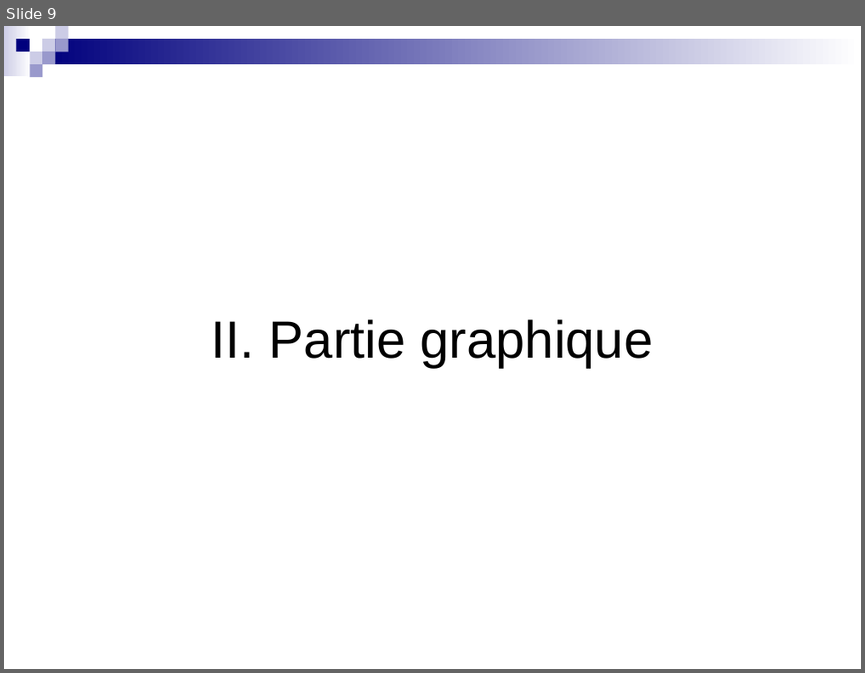
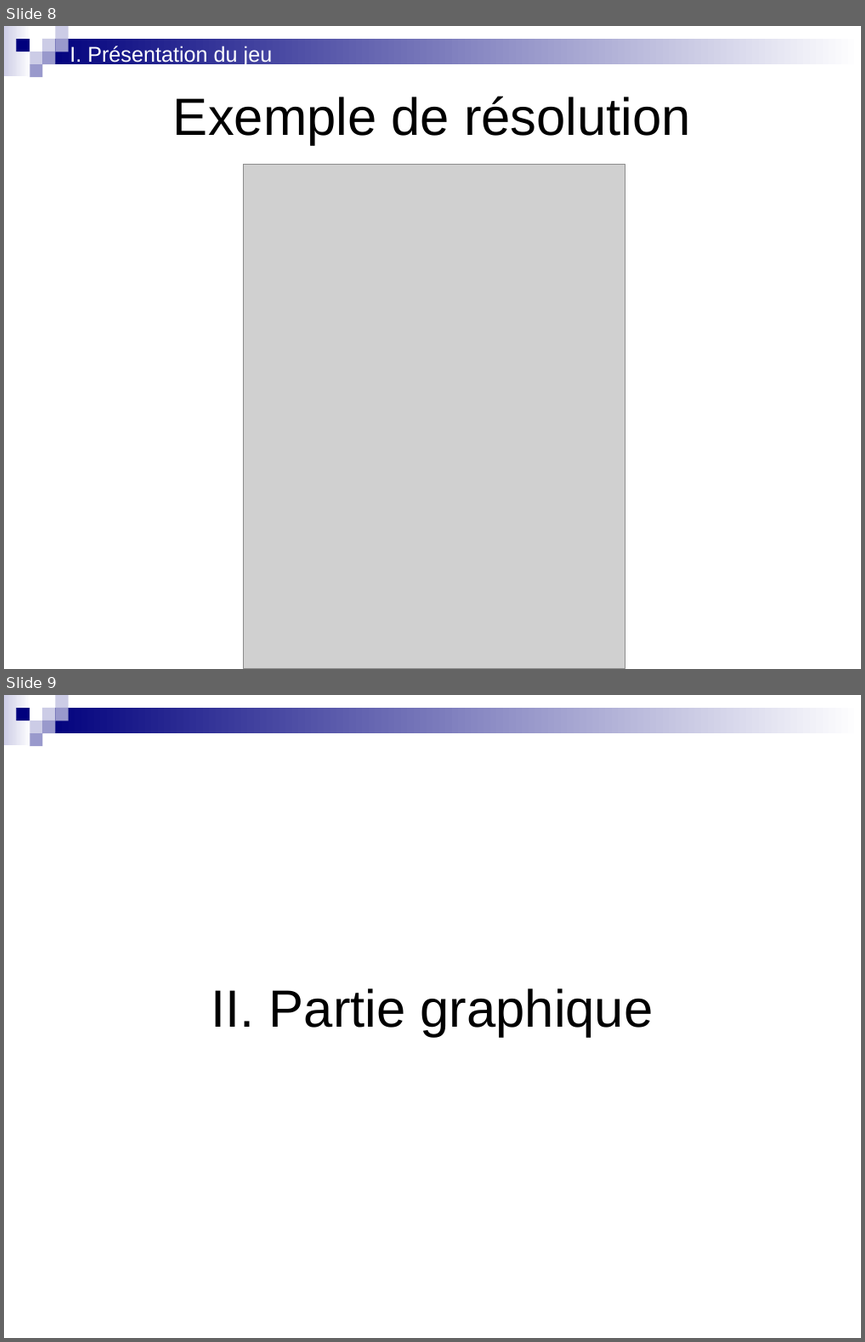
Before and after one commit to roulian/grillprojettuteure, a slide deck: documents/Soutenance 08-04-2010/Oral final.ppt. Shown one above the other, each under a label of ours: slide 9 before the commit, slides 8 and 9 after it. The pictures are 865x673 and 865x1342 pixels, drawn with LibreOffice and Linux fonts; fonts in the diff are those of the drawing; grey boxes stand for pictures; background and template pictures are left out. Boxes give left, top, right and bottom in pixels: in the first picture for what was removed or moved away, otherwise in the second. Text is boxed around its words. In the diff, an @@ line names an element or a change of style, - is before the commit and + after.

```diff
--- a/documents/Soutenance 08-04-2010/Oral final.ppt
+++ b/documents/Soutenance 08-04-2010/Oral final.ppt
@@ slide 8 added at (x1=4, y1=26, x2=861, y2=669), background picture (left out); not listed: 9 template elements that a slide beside it also shows @@
@@ text added at (x1=69, y1=46, x2=273, y2=67), 18 pt, text #FFFFFF @@
+I. Présentation du jeu
@@ title added at (x1=173, y1=96, x2=691, y2=145), 44 pt, text #000000 @@
+Exemple de résolution
@@ picture added at (x1=244, y1=164, x2=625, y2=669) @@
@@ page number added at (x1=619, y1=611, x2=818, y2=654), 12 pt, text #FFFFFF @@
+8
```
Also in this commit, not shown: 1 slide removed.
